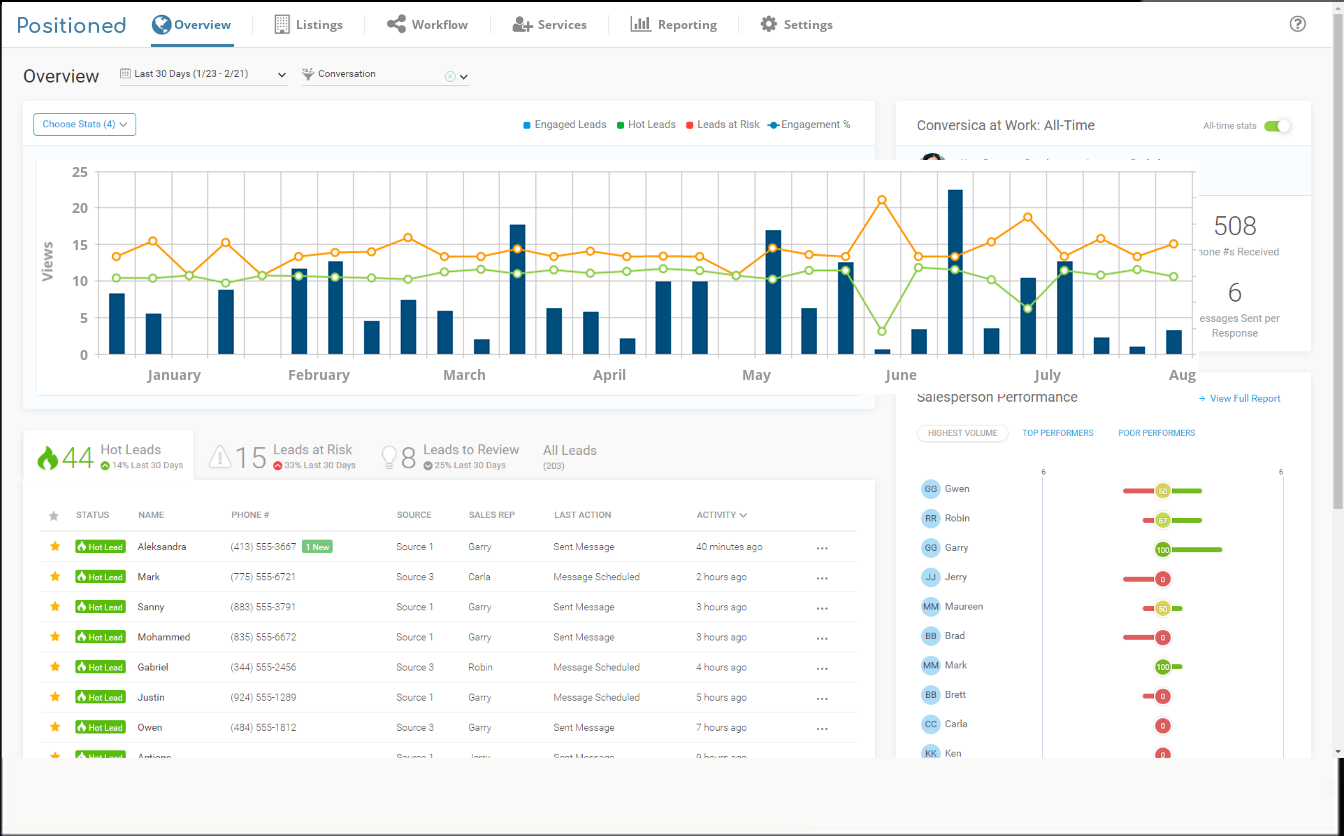
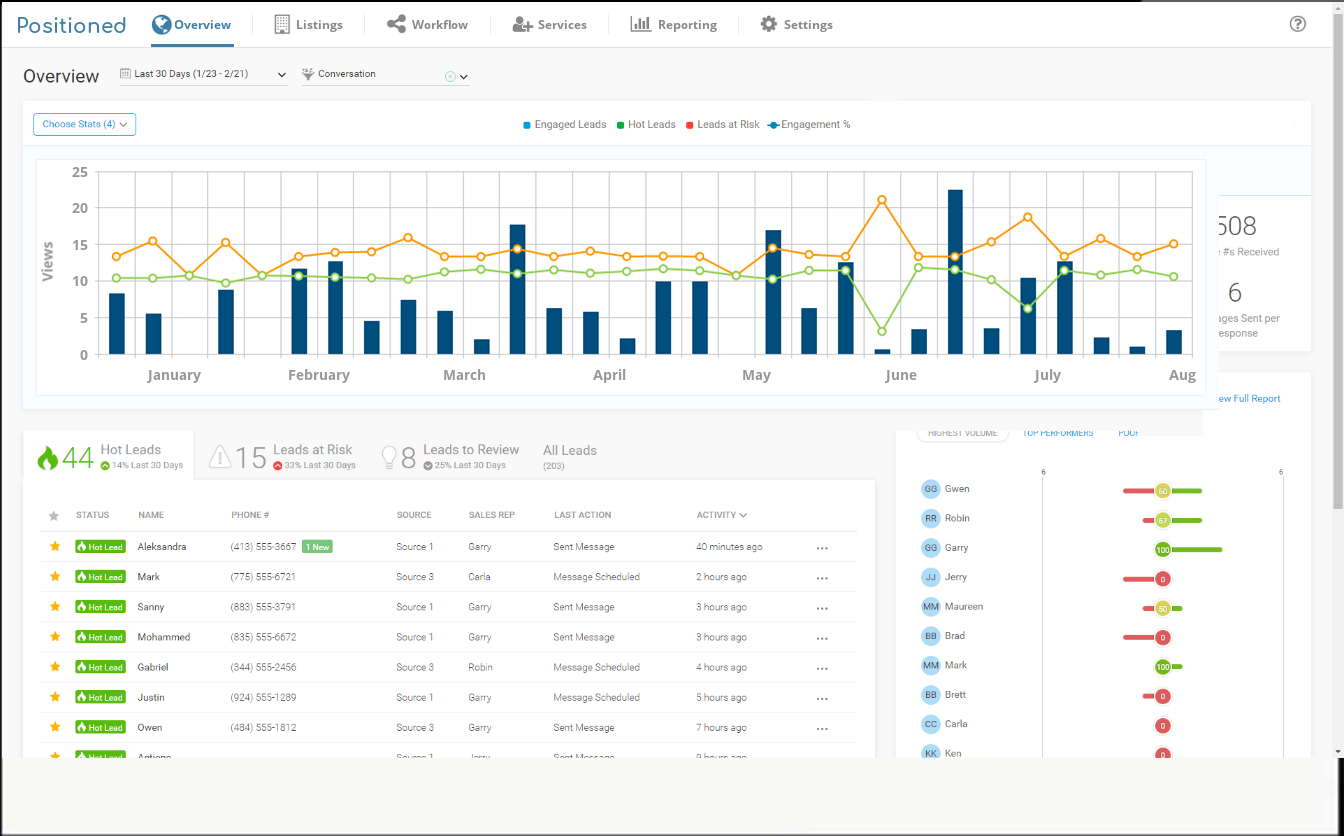
Layered file, before and after one edit (1344px x 836px). Changes by layer:
removed layer "timeseries" over bbox(1193, 171, 1197, 225)
painted on "screen" over bbox(36, 101, 1293, 436)
